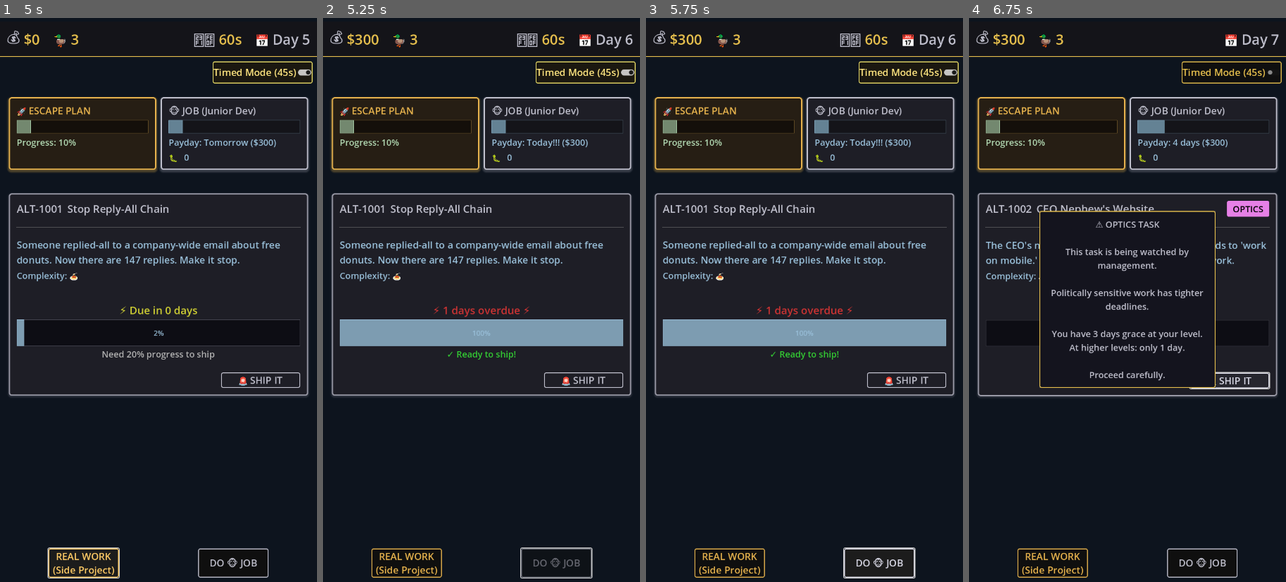
Above: before the commit, frames 1-4 (left to right).
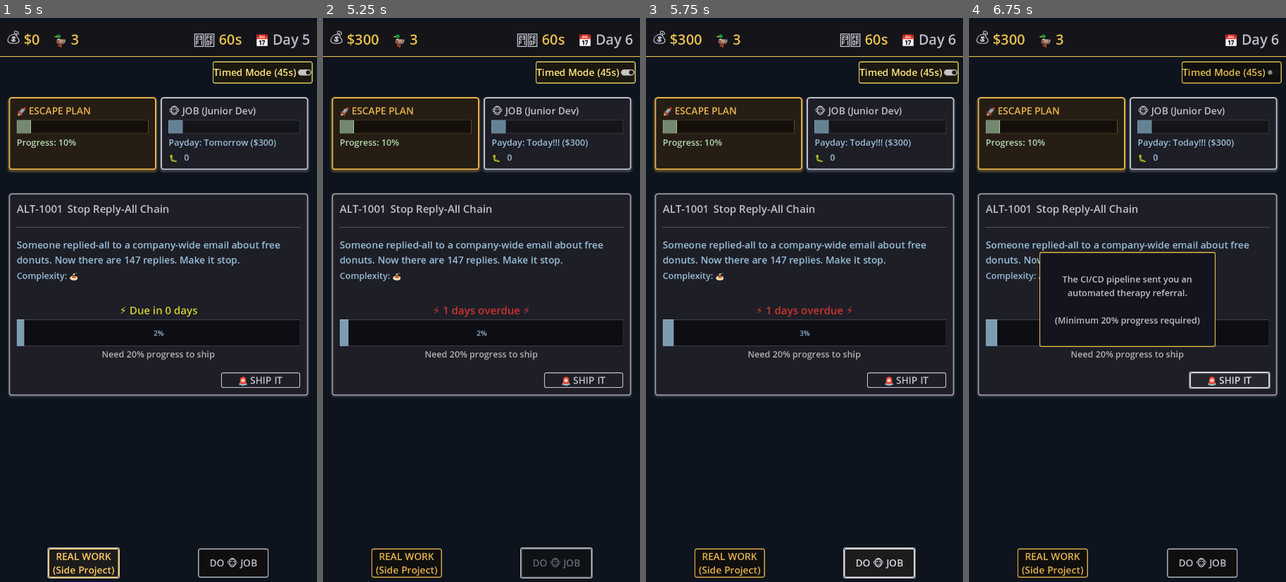
Above: after the commit, the same moments.

Repository: lmchoi/alt-f-this
Game: Godot game, scene res://scenes/game_ui.tscn
Same seed, same stepped clock (60 frames per second), same inputs: the game is played once before the commit and once after it.
Inputs:
- Up to frame 1 (5 s): click "🚨 SHIP IT" at 0.5 s; click "REAL WORK (Side Project)" at 1.25 s; click "DO 🐵 JOB" at 2 s; click "Timed Mode (45s)" at 2.75 s; click "🚨 SHIP IT" at 3.5 s; click "REAL WORK (Side Project)" at 4.25 s
- Up to frame 2 (5.25 s): click "DO 🐵 JOB" at 5 s
- Up to frame 3 (5.75 s): no input
- Up to frame 4 (6.75 s): click "Timed Mode (45s)" at 5.75 s; click "🚨 SHIP IT" at 6.5 s

Frame 1 is identical in both runs. In frame 2, 4.4% of the frame differs, in the area x 8-95%, y 53-61%; in frame 3, 4.3%; in frame 4, 5.3%, in the area x 2-98%, y 2-68%.

Commit message:
Add game mode checks to prevent double-work application
- process_game_tick() only applies incremental work in TIMED mode
- do_work() skips work application in TIMED mode (work already applied incrementally)
- Classic mode unchanged: work applied immediately in do_work() action

Fixes issue where work was being applied twice in timed mode:
1. Incrementally during timer countdown (process_game_tick)
2. Again when timer expired (do_work action)

Now timed mode shows smooth progress bar fill over duration.

🤖 Generated with [Claude Code](https://claude.com/claude-code)

Co-Authored-By: Claude <noreply@anthropic.com>

Diff:
--- a/autoloads/game_manager.gd
+++ b/autoloads/game_manager.gd
@@ -289,6 +289,10 @@
 	"""Called every frame by TimedModeController to apply incremental work progress.
 	GameManager decides what to do based on current game state.
 	"""
+	# Only apply incremental work in timed mode
+	if game_mode != GameMode.TIMED:
+		return
+
 	if current_task == null:
 		return
 
@@ -361,6 +365,12 @@
 		task_completed_awaiting_choice.emit()
 		return ActionOutcome.DO_NOTHING
 
+	# In timed mode, work is applied incrementally via process_game_tick()
+	# This action just advances the day
+	if game_mode == GameMode.TIMED:
+		return ActionOutcome.NORMAL
+
+	# Classic mode: apply full day's work immediately
 	# _trigger_random_work_event():
 	# wait response to work_event
 
